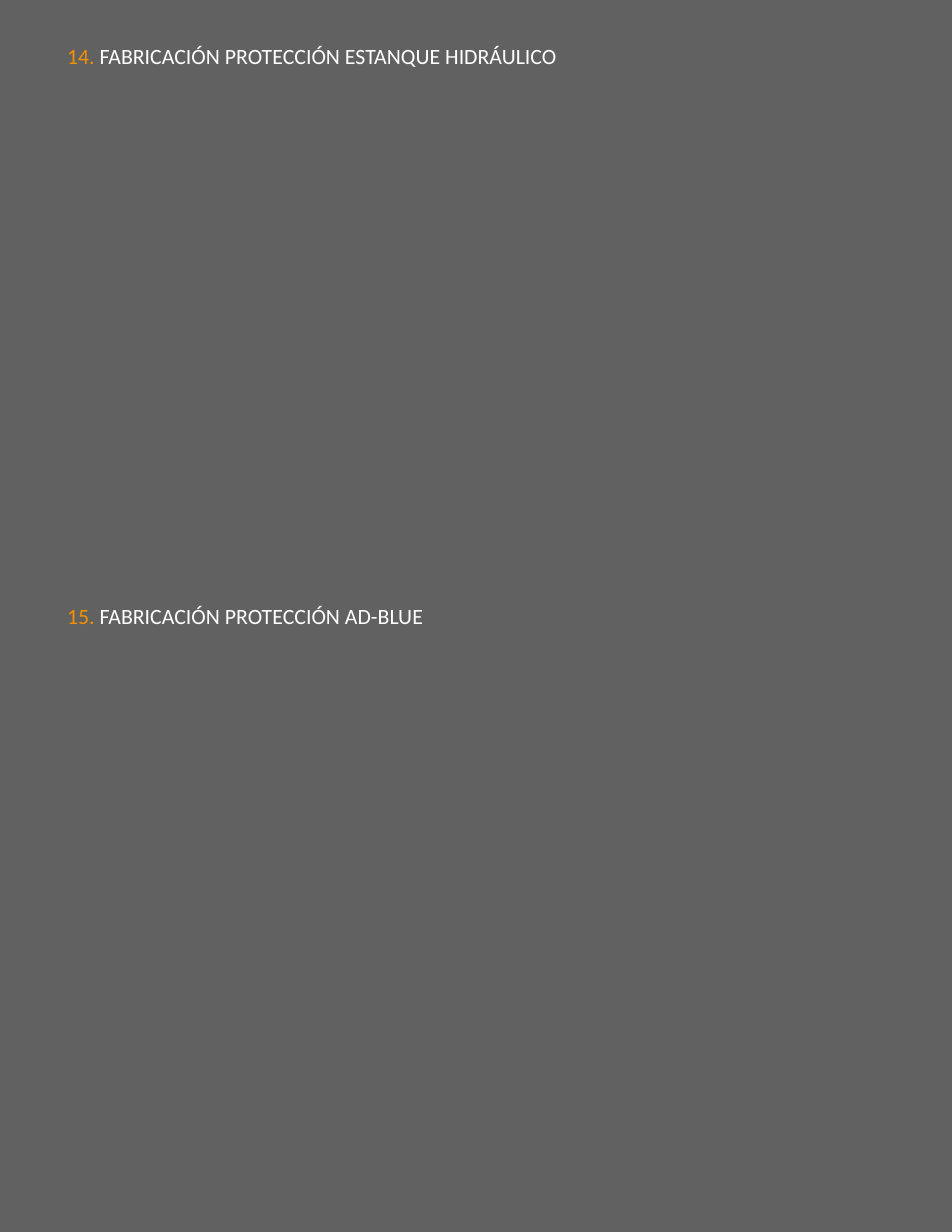
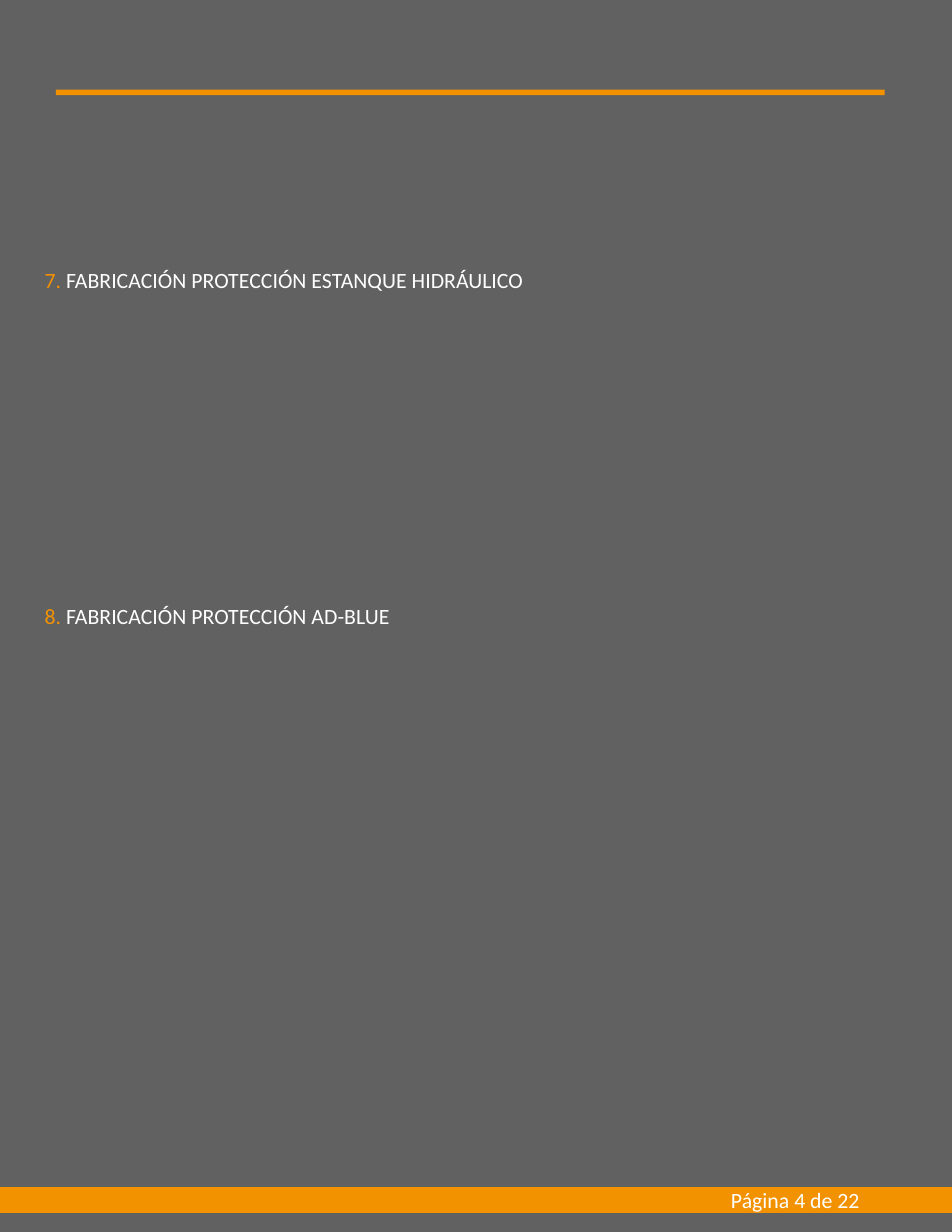
Before and after one commit to AlexanderMaverick/automated-report-excel-to-ppt, a slide deck: slide 4 of assets/archivo.pptx. Drawn at 952x1232 pixels with LibreOffice and Linux fonts; fonts in the diff are those of the drawing. Boxes give left, top, right and bottom in pixels: in the first picture for what was removed or moved away, otherwise in the second. Text is boxed around its words. In the diff, an @@ line names an element or a change of style, - is before the commit and + after.

```diff
--- a/assets/archivo.pptx
+++ b/assets/archivo.pptx
@@ rectangle added at box(56, 90, 885, 95), fill #F39200 @@
@@ text at box(45, 270, 523, 291): text changed @@
-14. FABRICACIÓN PROTECCIÓN ESTANQUE HIDRÁULICO
+7. FABRICACIÓN PROTECCIÓN ESTANQUE HIDRÁULICO
@@ text at box(45, 606, 389, 624): text changed @@
-15. FABRICACIÓN PROTECCIÓN AD-BLUE
+8. FABRICACIÓN PROTECCIÓN AD-BLUE
@@ rectangle added at box(0, 1187, 952, 1213), fill #F39200 @@
@@ text added at box(731, 1193, 859, 1214), 14 pt, text #FFFFFF @@
+Página 4 de 22
```
Also in this commit, not shown: 21 other slides changed, 2 other files.
